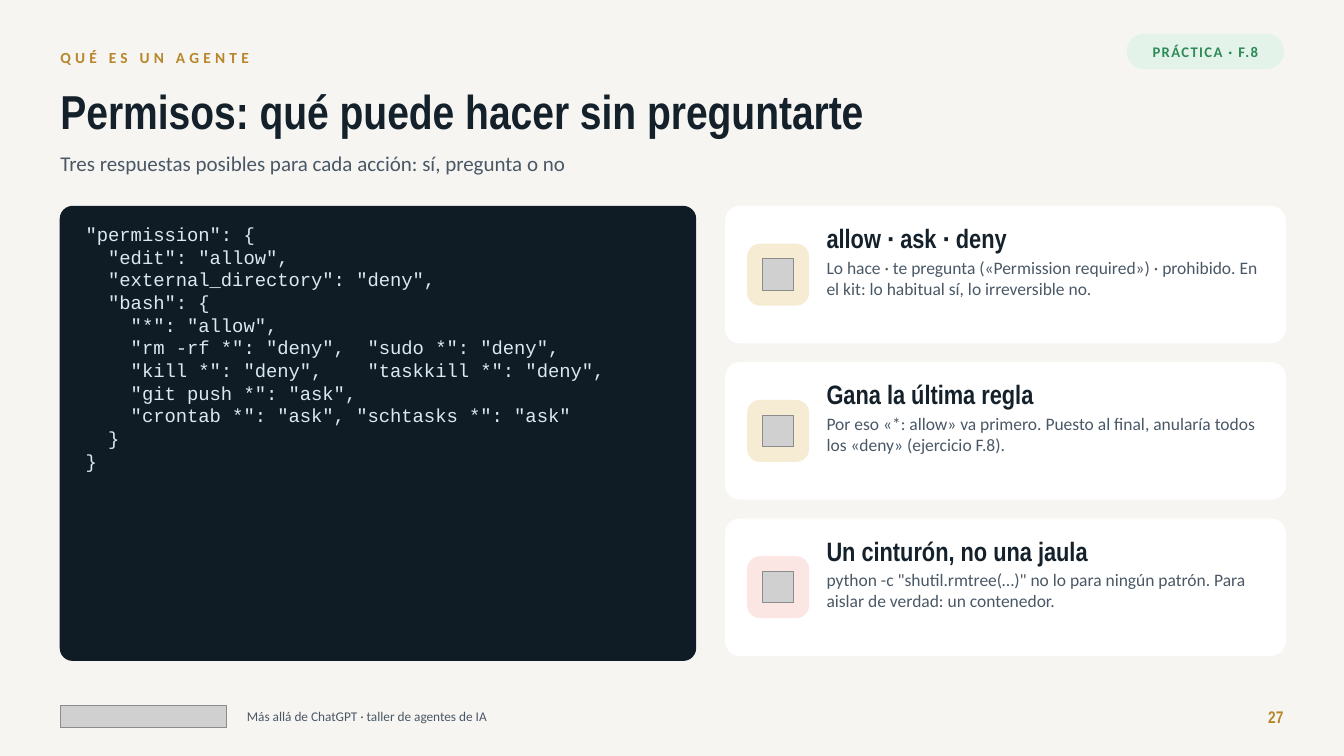
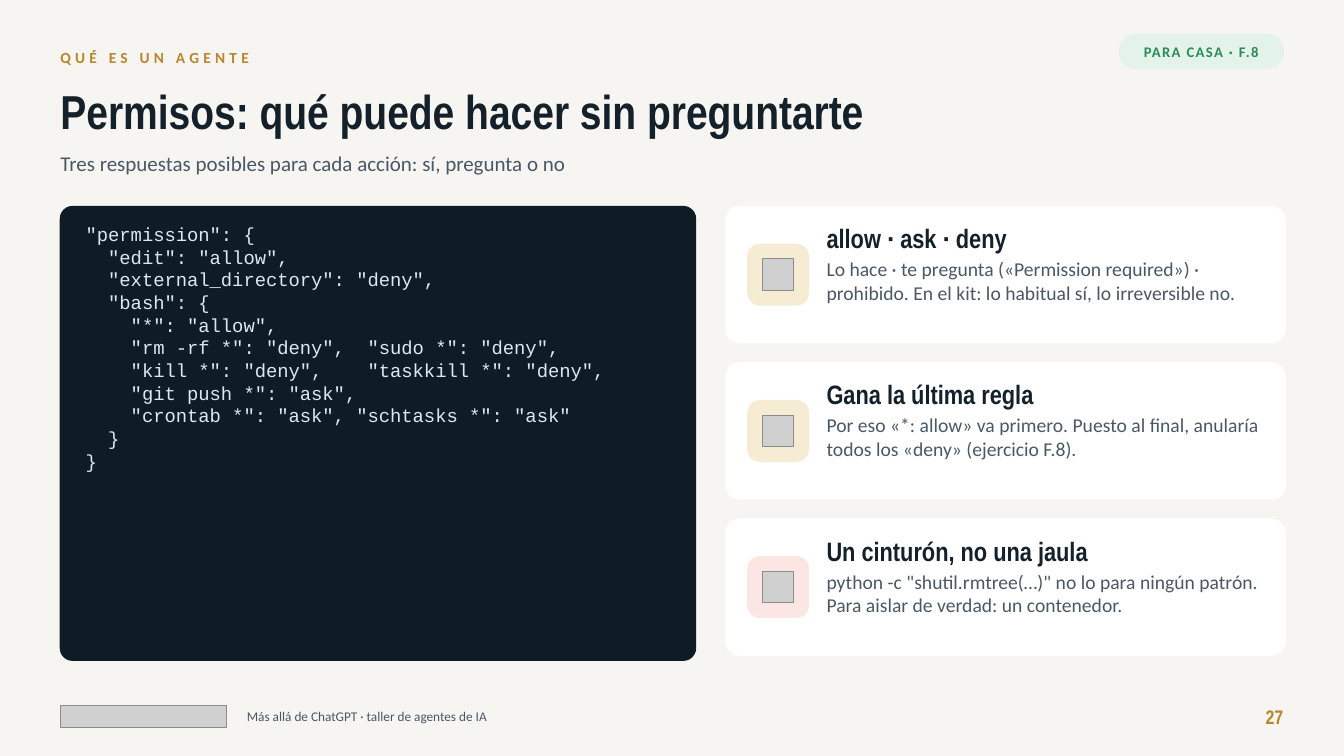
Before and after one commit to jlasherasTracasa/taller_semana_ia_2026, a slide deck: slide 27 of presentacion/taller-agentes-ia.pptx. Drawn at 1344x756 pixels with LibreOffice and Linux fonts; fonts in the diff are those of the drawing; grey boxes stand for pictures. Boxes give left, top, right and bottom in pixels: in the first picture for what was removed or moved away, otherwise in the second. Text is boxed around its words. In the diff, an @@ line names an element or a change of style, - is before the commit and + after.

Commit message:
Presentación: horario realista con descanso (18:05) y 10 min de colchón, historia exprés, F.5-F.8 «para casa», letra mínima de 14 pt en las tarjetas

```diff
--- a/presentacion/taller-agentes-ia.pptx
+++ b/presentacion/taller-agentes-ia.pptx
@@ rounded rectangle: place and size @@
-rounded rectangle at (1128,34,1285,69)
+rounded rectangle at (1119,34,1284,69)
@@ text at (1144,47,1259,57): text changed @@
-PRÁCTICA · F.8
+PARA CASA · F.8
@@ size 12.5 to 14 pt in 3 elements at (827,262,1235,303), (827,418,1259,460), (827,575,1257,612) @@
@@ text "27" at (1266,710,1284,724): size 12 to 14 pt @@
```
Also in this commit, not shown: 53 other slides changed, 1 slide added, 2 other files.
